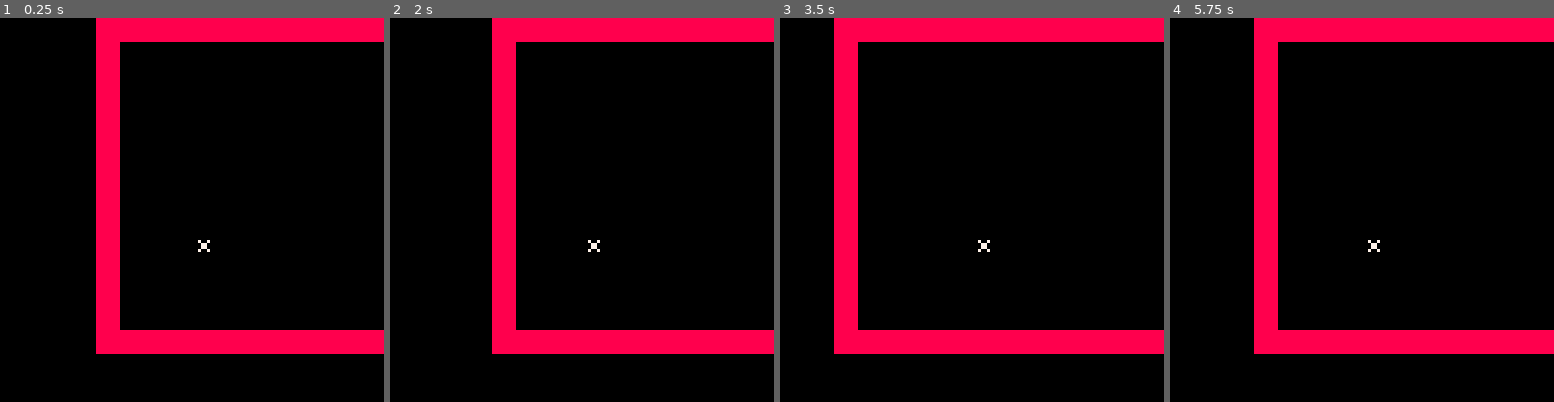
Above: before the commit, frames 1-4 (left to right).
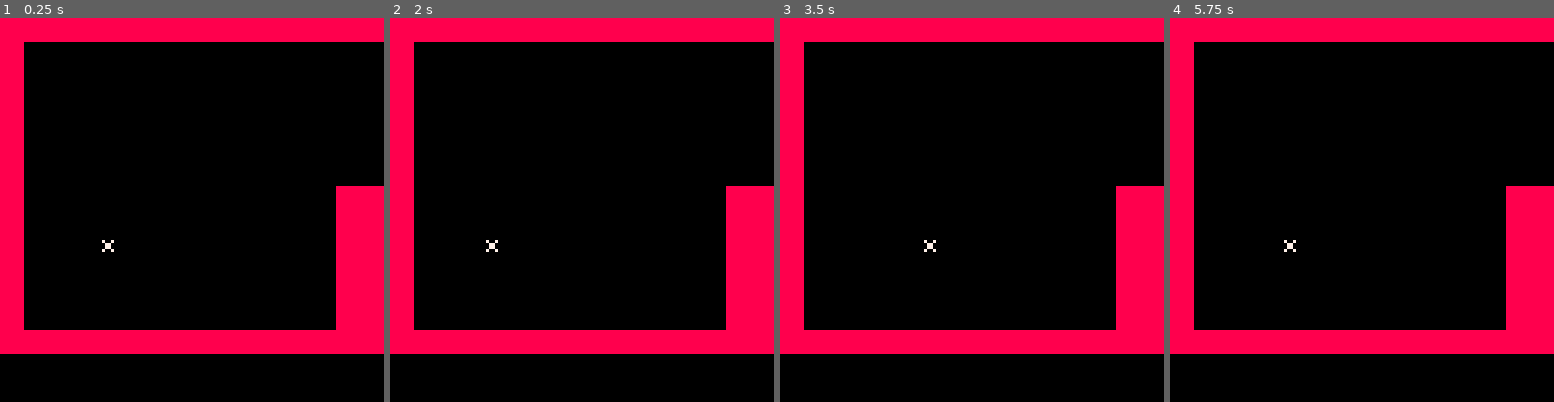
Above: after the commit, the same moments.

Repository: pratik2709/anotherPlatformer
Game: PICO-8 cartridge player.p8
Same seed, same stepped clock (60 frames per second), same inputs: the game is played once before the commit and once after it.
Inputs:
- Up to frame 1 (0.25 s): no input
- Up to frame 2 (2 s): tap O (Z key) at 0.33, 0.7, 1.43 s; hold Left from 1.97 s (still down)
- Up to frame 3 (3.5 s): tap O (Z key) at 2.22, 3.1 s; release Left at 2.37 s; hold Right from 2.87 s (still down)
- Up to frame 4 (5.75 s): release Right at 3.53 s; tap O (Z key) at 3.98, 4.87 s; hold Right 4.13-4.53 s; hold Left from 5.13 s (still down)

The runs differ from the first frame. In frame 1, 17% of the frame differs, in the area x 0-100%, y 0-88%; in frame 2, 17%; in frame 3, 16%; in frame 4, 17%.

Commit message:
understanding

Diff:
--- a/player.p8
+++ b/player.p8
@@ -24,7 +24,9 @@
 function cam:followplayer(playerx)
 --https://gamedev.stackexchange.com/questions/44256/how-to-add-a-scrolling-camera-to-a-2d-java-game
 --https://stackoverflow.com/questions/9997006/slick2d-and-jbox2d-how-to-draw?answertab=votes#tab-top
- self.x=playerx-64.0
+--offsetmaxx = world_size_x - viewport_size_x
+--offsetminx = 0
+ self.x=playerx-self.mapwidth
  -- these sonditions are so that camera doesnt go out
  --of bounds. 16 is length of map u are currently viewing
  --in the viewport
@@ -34,7 +36,7 @@
  if self.x>(self.mapwidth-16) then
    self.x = self.mapwidth-16
  end
- camera(playerx-64,0)
+ camera(self.x,0)
 end
 
 function cam:getx()
